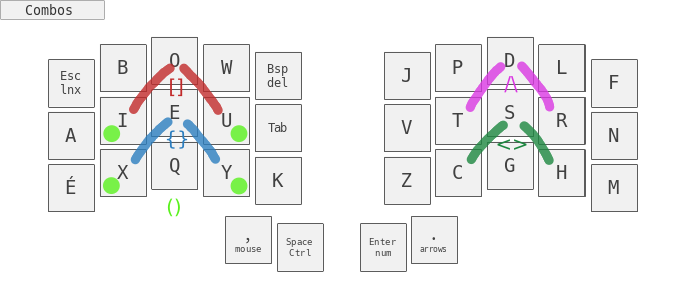
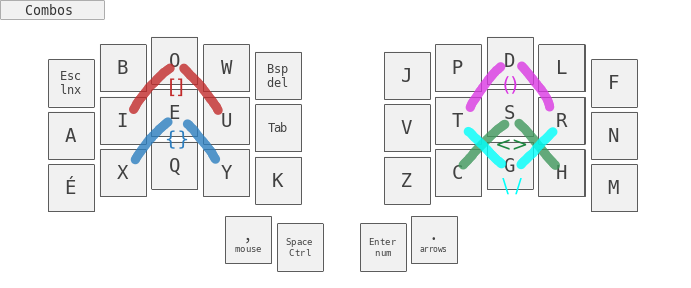
Revision of a layered (691, 288) image; what changed, layer by layer:
renamed "()" to "\/", moved it above "()", painted on it over [102, 76, 560, 217]
painted on "<>" over [102, 76, 560, 217]
painted on "[]" over [102, 76, 560, 217]
painted on "{}" over [102, 76, 560, 217]
painted on "base.png" over [102, 76, 560, 217]
